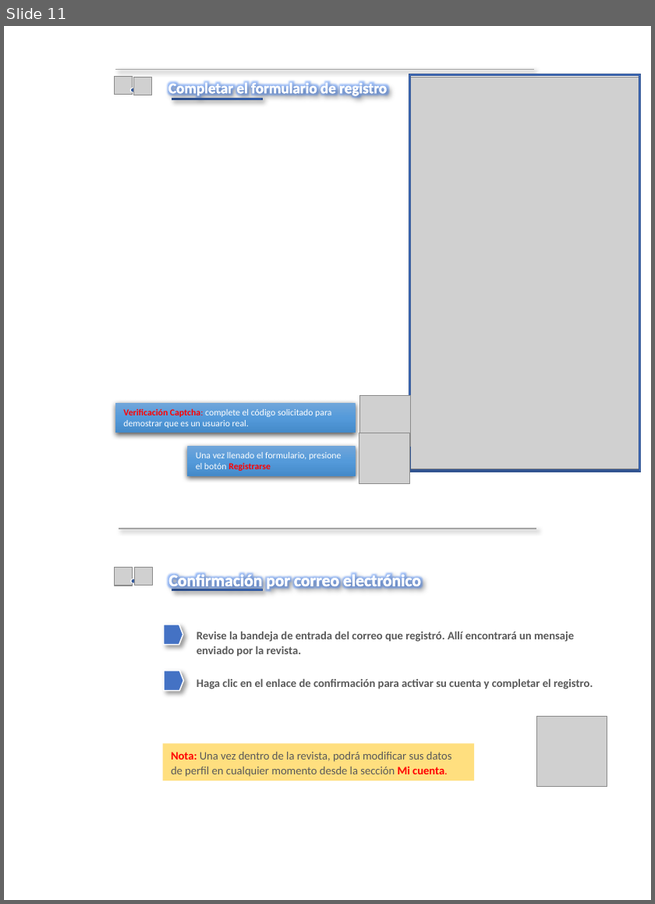
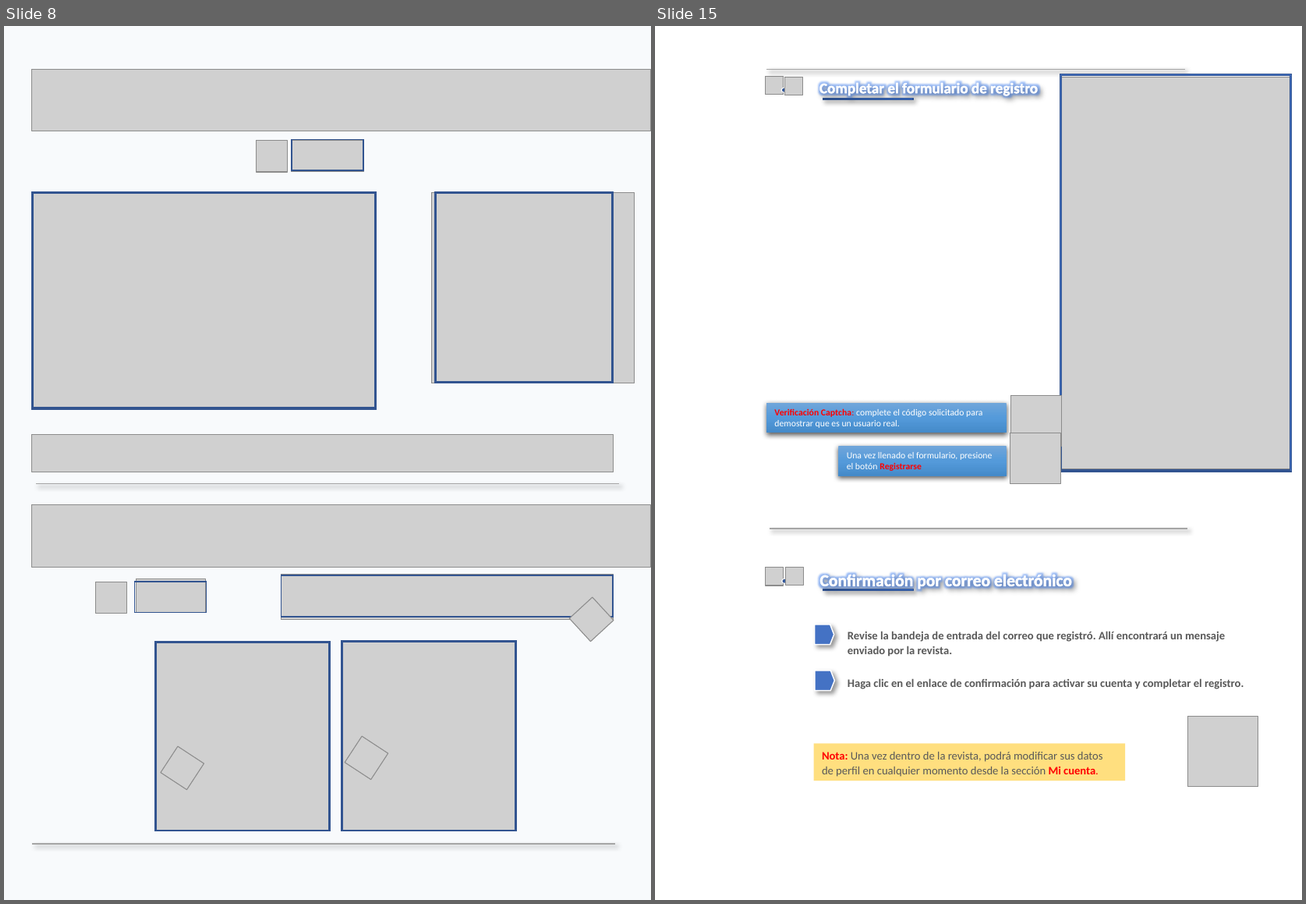
Before and after one commit to rolday93-debug/Conversor, a slide deck: manual/manual.pptx. Shown side by side, each under a label of ours: slide 11 before the commit, slides 8 and 15 after it; the slides between them are not shown. The pictures are 655x904 and 1306x904 pixels, drawn with LibreOffice and Linux fonts; fonts in the diff are those of the drawing; grey boxes stand for pictures; background and template pictures are left out. Boxes give left, top, right and bottom in pixels: in the first picture for what was removed or moved away, otherwise in the second. Text is boxed around its words. In the diff, an @@ line names an element or a change of style, - is before the commit and + after.

```diff
--- a/manual/manual.pptx
+++ b/manual/manual.pptx
@@ slide 8 added at bbox=[4, 26, 651, 900], background #F8FAFC @@
@@ picture added at bbox=[32, 69, 651, 131] @@
@@ picture added at bbox=[257, 141, 288, 172] @@
@@ picture added at bbox=[292, 141, 364, 172] @@
@@ frame added at bbox=[292, 140, 364, 171], fill #4472C4, outline #325491 1 pt @@
@@ picture added at bbox=[32, 192, 377, 409] @@
@@ frame added at bbox=[32, 192, 377, 409], fill #4472C4, outline #325491 1 pt @@
@@ picture added at bbox=[431, 192, 635, 383] @@
@@ frame added at bbox=[436, 192, 615, 383], fill #4472C4, outline #325491 1 pt @@
@@ picture added at bbox=[32, 435, 613, 473] @@
@@ line added from (36, 484) to (620, 484), #A5A5A5 1 pt @@
@@ picture added at bbox=[32, 505, 651, 567] @@
@@ picture added at bbox=[96, 582, 127, 613] @@
@@ frame added at bbox=[135, 582, 207, 613], fill #4472C4, outline #325491 1 pt @@
@@ picture added at bbox=[137, 580, 205, 613] @@
@@ picture added at bbox=[281, 574, 613, 620] @@
@@ frame added at bbox=[281, 575, 613, 617], fill #4472C4, outline #325491 1 pt @@
@@ picture added at bbox=[570, 598, 614, 642] @@
@@ picture added at bbox=[155, 642, 331, 833] @@
@@ frame added at bbox=[155, 642, 331, 833], fill #4472C4, outline #325491 1 pt @@
@@ picture added at bbox=[341, 642, 516, 833] @@
@@ frame added at bbox=[342, 641, 517, 833], fill #4472C4, outline #325491 1 pt @@
@@ picture added at bbox=[161, 747, 204, 790] @@
@@ picture added at bbox=[345, 737, 389, 779] @@
@@ line added from (32, 844) to (616, 844), #A5A5A5 1 pt @@
@@ what was slide 11 is now slide 15 @@
```
Also in this commit, not shown: 2 slides changed, 6 other slides added, 3 slides removed, 9 other files.
